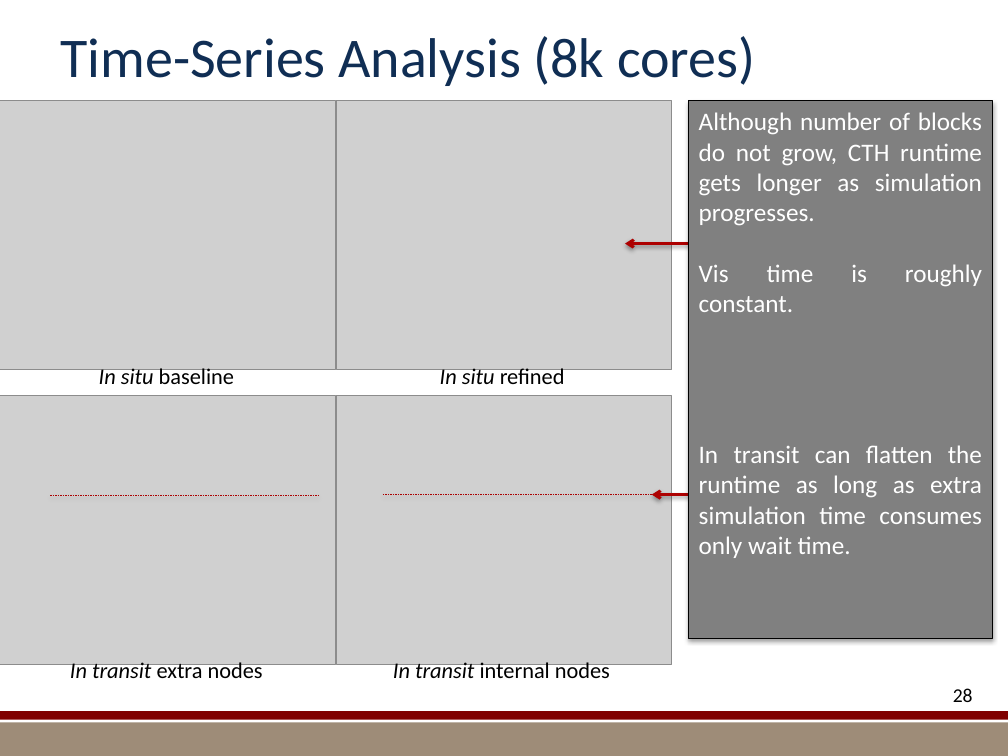
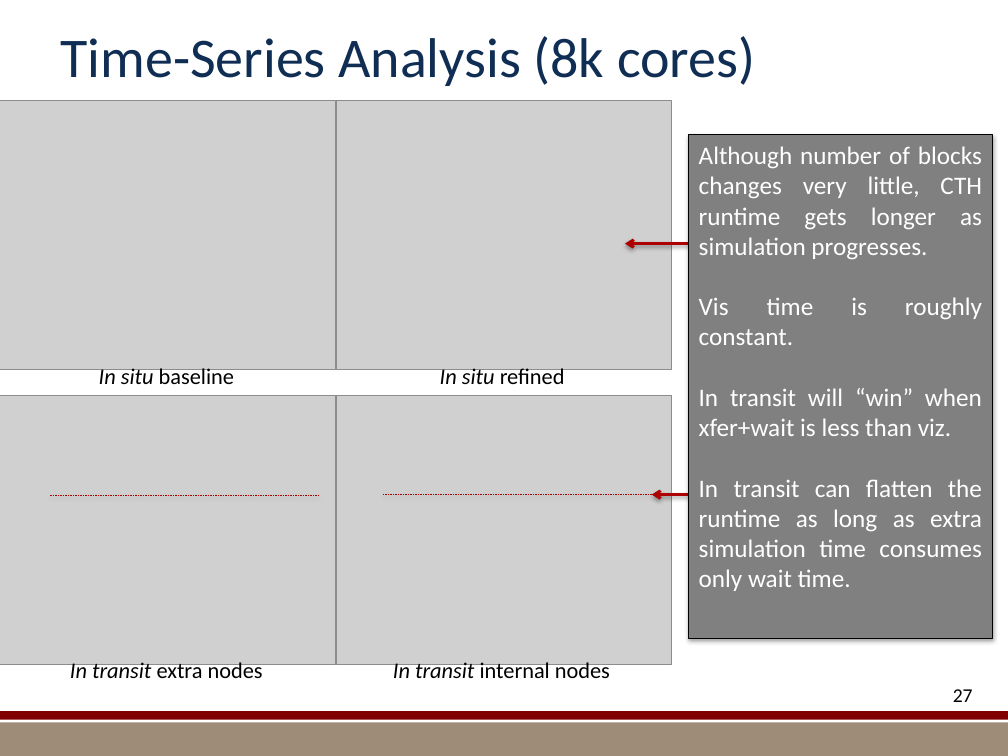
Before and after one commit to kmorel-papers/MilestoneFY13, a slide deck: slide 27 of Summary/SummarySlides.pptx (slide 28 before the commit). Drawn at 1008x756 pixels with LibreOffice and Linux fonts; fonts in the diff are those of the drawing; grey boxes stand for pictures; background and template pictures are left out. Boxes give left, top, right and bottom in pixels: in the first picture for what was removed or moved away, otherwise in the second. Text is boxed around its words. In the diff, an @@ line names an element or a change of style, - is before the commit and + after.

```diff
--- a/Summary/SummarySlides.pptx
+++ b/Summary/SummarySlides.pptx
@@ rectangle "Although number of blocks changes ...": place and size @@
-rectangle "Although number of blocks changes ..." at [688, 101, 992, 638]
+rectangle "Although number of blocks changes ..." at [688, 134, 992, 638]
@@ text in rectangle at [699, 146, 982, 259]: text changed @@
-Although number of blocks do not grow, CTH runtime gets longer as simulation progresses.
+Although number of blocks changes very little, CTH runtime gets longer as simulation progresses.
@@ text in rectangle at [699, 388, 982, 436]: paragraph added @@
+In transit will “win” when xfer+wait is less than viz.
@@ page number at [953, 689, 973, 702]: text changed @@
-28
+27
```
Also in this commit, not shown: 11 other slides changed, 4 slides added, 3 slides removed, 19 other files.
